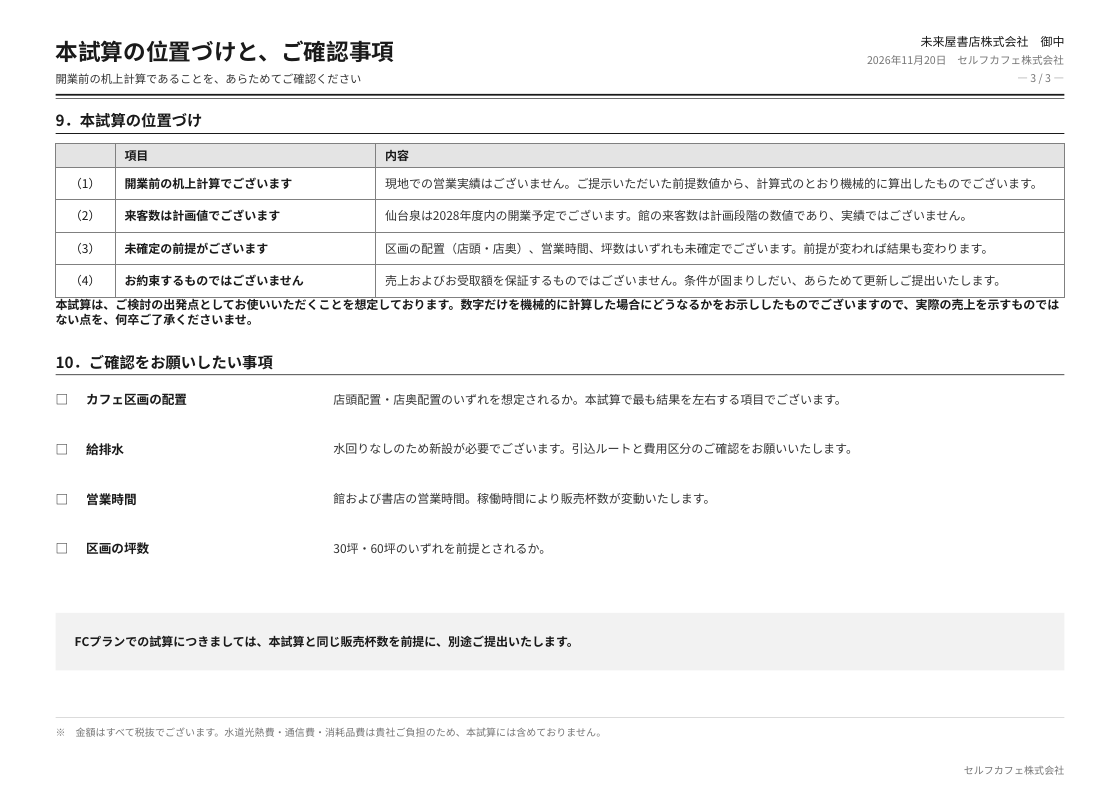
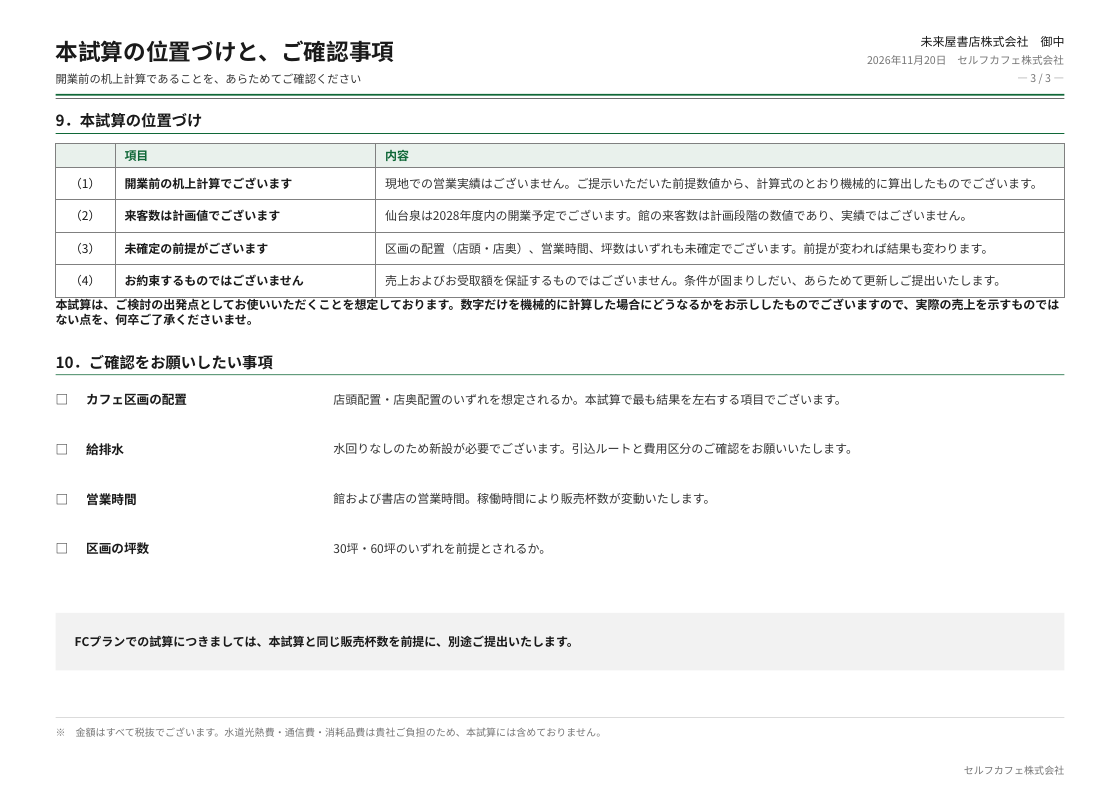
Before and after one commit to a5408071-cmd/suzuki-ceo, a slide deck: slide 3 of selfcafe-sendai-sim/sendai-sim.pptx. Drawn at 1120x792 pixels with LibreOffice and Linux fonts; fonts in the diff are those of the drawing. Boxes give left, top, right and bottom in pixels: in the first picture for what was removed or moved away, otherwise in the second. Text is boxed around its words. In the diff, an @@ line names an element or a change of style, - is before the commit and + after.

```diff
--- a/selfcafe-sendai-sim/sendai-sim.pptx
+++ b/selfcafe-sendai-sim/sendai-sim.pptx
@@ table at [56,144,1064,290] @@
@@ fill #E4E4E4 to #E9F1EC in row 1 @@
@@ text colour #1A1A1A to #106838 in "項目", "内容" @@
@@ fill #1A1A1A to #106838 in 3 elements at [56,94,1064,96], [56,133,1064,134], [56,375,1064,376] @@
```
Also in this commit, not shown: 2 other slides changed, 4 other files.
